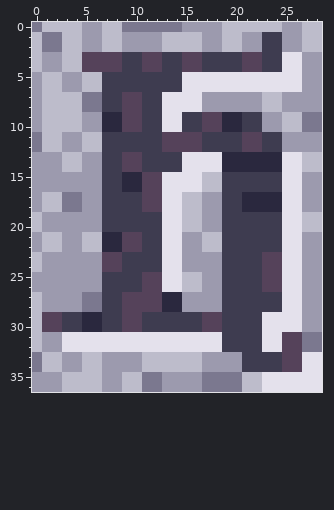
Pixel-art sprite, stored at qfg4-capital-H.png. Above: the version before the commit.
The file is 29x37 pixels. Colours within 5 levels of each other are drawn and written as one.
And afterwards:
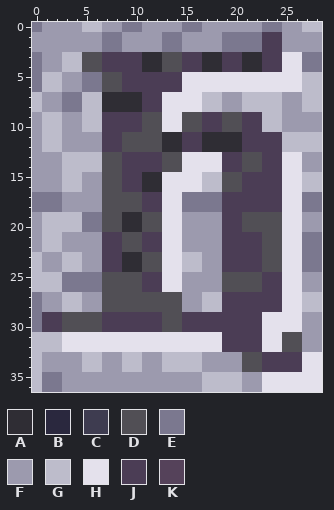
Palette (. is transparent): A #2f2d34  B #2a283e  C #3e3c50  D #514f55  E #7b788f  F #9c9aae  G #bdbccb  H #e4e1ec  J #4b3d55  K #55425a
Changes in this commit:
@@ x 0..28 @@
- 0 EGGGGFFGGEEEEEEFFFFGGGGGGFFGG
- 1 GEEGGFFGGFFFFGGGGFFGGFFCCFFGG
- 2 GEEGGFFGGFFFFGGGGFFGGFFCCFFGG
- 3 GFFGGKKKKCCKKCCKKCCCCKKCCHHFF
- 4 GFFGGKKKKCCKKCCKKCCCCKKCCHHFF
- 5 FGGFFGGCCCCCCCCHHHHHHHHHHHHFF
- 6 FGGFFGGCCCCCCCCHHHHHHHHHHHHFF
- 7 FGGGGEECCKKCCHHHHFFFFFFGGFFFF
- 8 FGGGGEECCKKCCHHHHFFFFFFGGFFFF
- 9 FGGGGFFBBKKCCHHCCKKBBCCFFGGEE
-10 FGGGGFFBBKKCCHHCCKKBBCCFFGGEE
-11 EGGFFGGCCCCCCKKKKCCCCKKCCFFFF
-12 EGGFFGGCCCCCCKKKKCCCCKKCCFFFF
-13 FFFGGFFCCKKCCCCHHHHBBBBBBHHGG
-14 FFFGGFFCCKKCCCCHHHHBBBBBBHHGG
-15 FFFFFFFCCBBKKHHHHGGCCCCCCHHFF
-16 FFFFFFFCCBBKKHHHHGGCCCCCCHHFF
-17 FGGEEFFCCCCKKHHGGFFCCBBBBHHFF
-18 FGGEEFFCCCCKKHHGGFFCCBBBBHHFF
-19 GFFFFFFCCCCCCHHGGFFCCCCCCHHGG
-20 GFFFFFFCCCCCCHHGGFFCCCCCCHHGG
-21 FGGFFGGBBKKCCHHFFGGCCCCCCHHFF
-22 FGGFFGGBBKKCCHHFFGGCCCCCCHHFF
-23 GFFFFFFKKCCCCHHFFFFCCCCKKHHFF
-24 GFFFFFFKKCCCCHHFFFFCCCCKKHHFF
-25 FFFFFFFCCCCKKHHGGFFCCCCKKHHFF
-26 FFFFFFFCCCCKKHHGGFFCCCCKKHHFF
-27 GFFFFEECCKKKKBBFFFFCCCCCCHHFF
-28 GFFFFEECCKKKKBBFFFFCCCCCCHHFF
-29 GKKCCBBCCKKCCCCCCKKCCCCHHHHFF
-30 GKKCCBBCCKKCCCCCCKKCCCCHHHHFF
-31 GFFHHHHHHHHHHHHHHHHCCCCHHKKEE
-32 GFFHHHHHHHHHHHHHHHHCCCCHHKKEE
-33 EGGFFGGFFFFGGGGGGFFFFCCCCKKHH
-34 EGGFFGGFFFFGGGGGGFFFFCCCCKKHH
-35 FFFGGGGFFGGEEFFFFEEEEGGHHHHHH
-36 FFFGGGGFFGGEEFFFFEEEEGGHHHHHH
+ 0 EFFFFGGFFEEFFFFEEFFFFFFEEFFGG
+ 1 FFFFFFFEEFFFFEEFFFFEEEEJJFFFF
+ 2 FFFFFFFEEFFFFEEFFFFEEEEJJFFFF
+ 3 EFFGGDDJJJJAADDJJAAJJAAJJHHEE
+ 4 EFFGGDDJJJJAADDJJAAJJAAJJHHEE
+ 5 EGGFFEEDDJJJJJJHHHHHHHHHHHHGG
+ 6 EGGFFEEDDJJJJJJHHHHHHHHHHHHGG
+ 7 GFFEEGGAAAAJJHHHHGGFFGGGGFFGG
+ 8 GFFEEGGAAAAJJHHHHGGFFGGGGFFGG
+ 9 FGGFFGGJJJJDDHHDDJJDDJJGGFFFF
+10 FGGFFGGJJJJDDHHDDJJDDJJGGFFFF
+11 FGGFFFFJJDDDDAAJJAAAAJJJJGGGG
+12 FGGFFFFJJDDDDAAJJAAAAJJJJGGGG
+13 FFFGGGGDDJJJJDDHHHHJJDDJJHHFF
+14 FFFGGGGDDJJJJDDHHHHJJDDJJHHFF
+15 FFFGGFFDDJJAAHHHHGGDDJJJJHHGG
+16 FFFGGFFDDJJAAHHHHGGDDJJJJHHGG
+17 EEEFFFFDDDDJJHHEEEEJJJJJJHHEE
+18 EEEFFFFDDDDJJHHEEEEJJJJJJHHEE
+19 FGGGGEEDDAADDHHFFFFJJDDDDHHFF
+20 FGGGGEEDDAADDHHFFFFJJDDDDHHFF
+21 FGGFFFFJJDDJJHHFFFFJJJJDDHHEE
+22 FGGFFFFJJDDJJHHFFFFJJJJDDHHEE
+23 GFFGGFFJJAADDHHGGFFJJJJDDHHEE
+24 GFFGGFFJJAADDHHGGFFJJJJDDHHEE
+25 GGGEEEEDDDDJJHHFFFFDDDDJJHHFF
+26 GGGEEEEDDDDJJHHFFFFDDDDJJHHFF
+27 EFFGGFFDDDDDDDDFFGGJJJJJJHHGG
+28 EFFGGFFDDDDDDDDFFGGJJJJJJHHGG
+29 EJJDDDDJJJJJJDDJJJJJJJJHHHHFF
+30 EJJDDDDJJJJJJDDJJJJJJJJHHHHFF
+31 GGGHHHHHHHHHHHHHHHHJJJJHHDDFF
+32 GGGHHHHHHHHHHHHHHHHJJJJHHDDFF
+33 GFFFFGGFFGGFFGGGGFFFFDDJJJJHH
+34 GFFFFGGFFGGFFGGGGFFFFDDJJJJHH
+35 GEEFFFFFFFFFFFFFFGGGGFFHHHHHH
+36 GEEFFFFFFFFFFFFFFGGGGFFHHHHHH
Pixel boxes of the changes (left, top, right, bottom) in both pictures:
changed: (32, 22, 322, 392)
